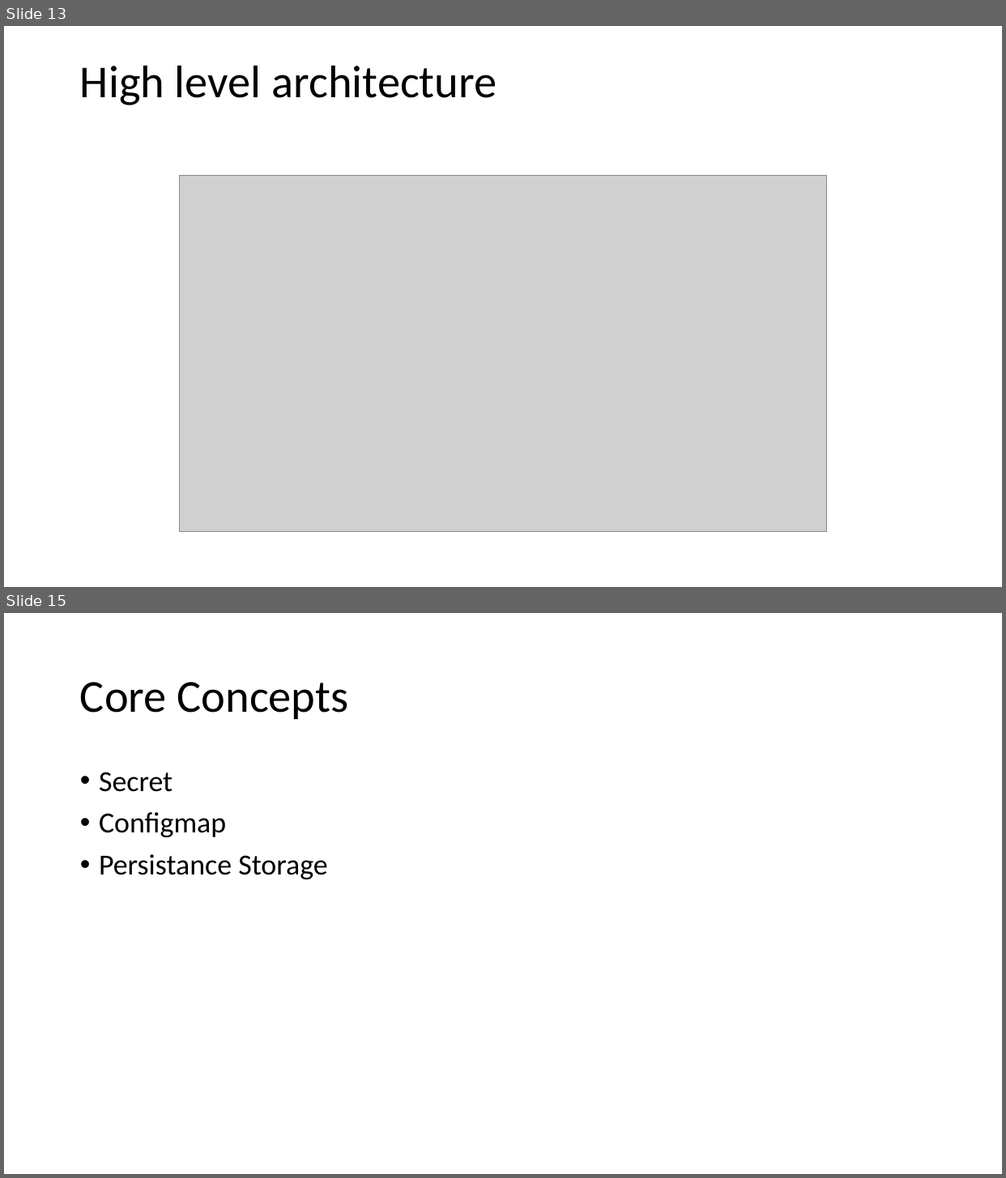
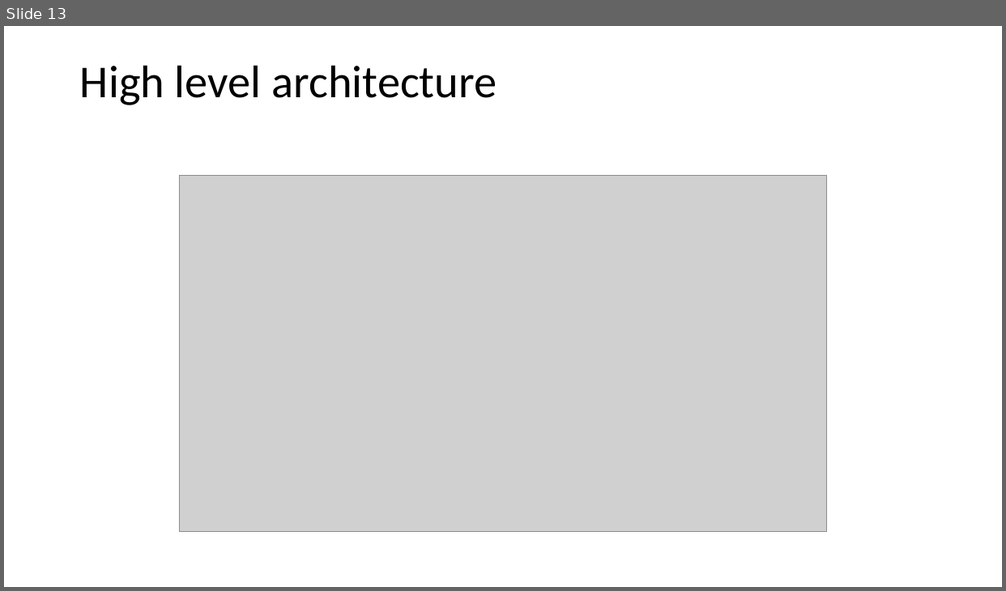
Before and after one commit to p360-workshop/DevDays-2020, a slide deck: DockerAndKubernetes/DockerAndKubernetes.pptx. Shown one above the other, each under a label of ours: slides 13 and 15 before the commit, slide 13 after it; the slides between them are not shown. The pictures are 1006x1178 and 1006x591 pixels, drawn with LibreOffice and Linux fonts; fonts in the diff are those of the drawing; grey boxes stand for pictures. Boxes give left, top, right and bottom in pixels: in the first picture for what was removed or moved away, otherwise in the second. Text is boxed around its words. In the diff, an @@ line names an element or a change of style, - is before the commit and + after.

```diff
--- a/DockerAndKubernetes/DockerAndKubernetes.pptx
+++ b/DockerAndKubernetes/DockerAndKubernetes.pptx
@@ slide 15 removed at (x1=4, y1=613, x2=1002, y2=1174), background #FFFFFF @@
@@ title removed at (x1=80, y1=682, x2=349, y2=719) @@
-Core Concepts
@@ text removed at (x1=99, y1=772, x2=328, y2=879) @@
-• Secret
-• Configmap
-• Persistance Storage
```
Also in this commit, not shown: 3 slides changed.
